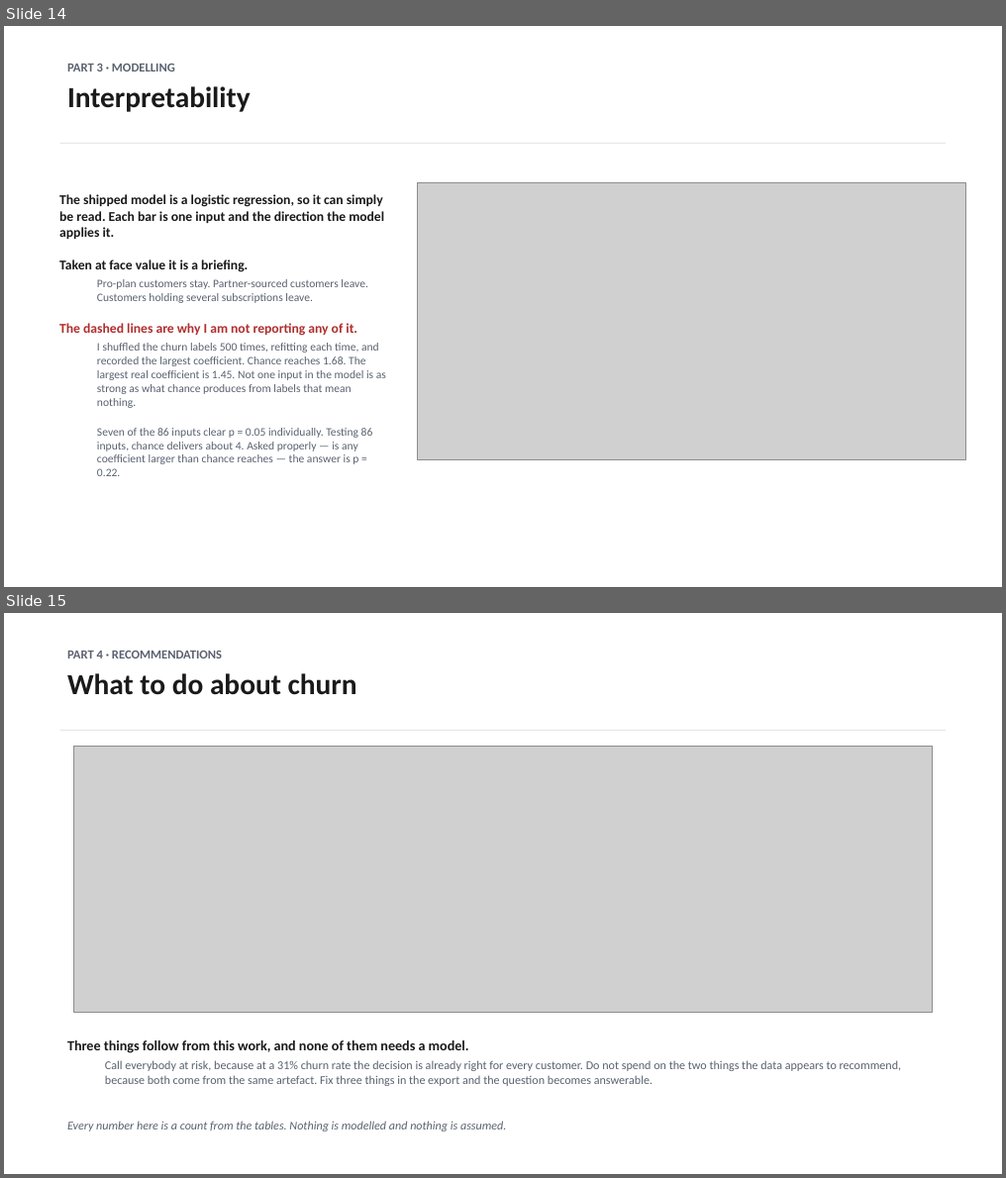
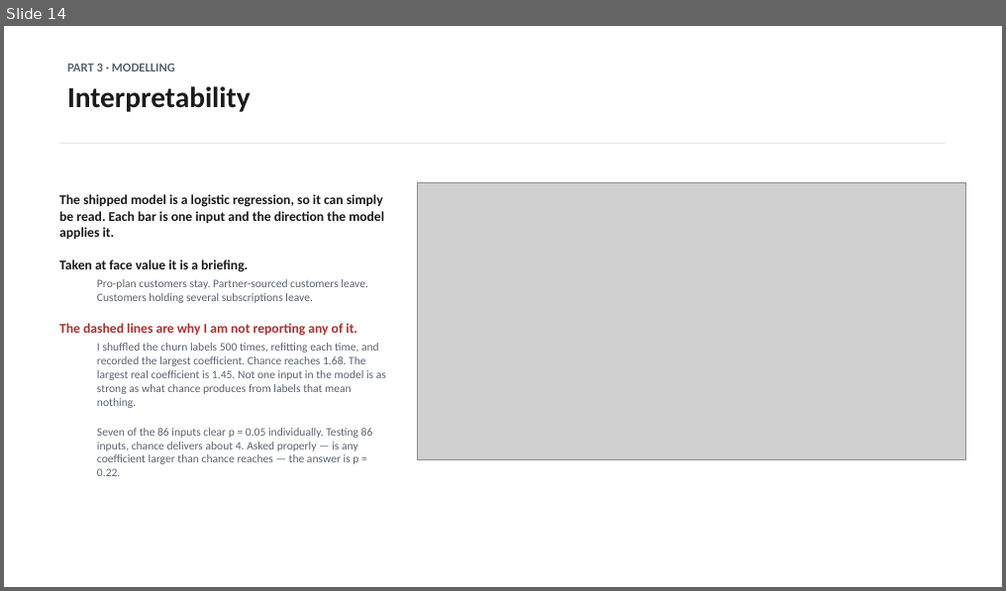
Before and after one commit to dmitriyratu/avepoint-churn-case-study, a slide deck: outputs/decks/AvePoint_Case_Study.pptx. Shown one above the other, each under a label of ours: slides 14 and 15 before the commit, slide 14 after it. The pictures are 1006x1178 and 1006x591 pixels, drawn with LibreOffice and Linux fonts; fonts in the diff are those of the drawing; grey boxes stand for pictures. Boxes give left, top, right and bottom in pixels: in the first picture for what was removed or moved away, otherwise in the second. Text is boxed around its words. In the diff, an @@ line names an element or a change of style, - is before the commit and + after.

Commit message:
Revise presentation materials with updated insights and visual enhancements
- Updated `build_main_deck.py` to reflect new recommendations on customer churn, emphasizing the importance of calling all at-risk customers and the limitations of ranking.
- Enhanced figures in `fig_breakeven_html.py` and `fig_what_to_do_html.py` to visually represent key findings, including the economic rationale behind calling strategies.
- Improved HTML outputs for clarity and presentation, ensuring alignment with the latest insights.
- Updated `AvePoint_Case_Study.pptx` to incorporate these changes, enhancing the overall effectiveness of the presentation.

These modifications aim to provide a clearer understanding of customer retention strategies and improve the visual communication of findings.

```diff
--- a/outputs/decks/AvePoint_Case_Study.pptx
+++ b/outputs/decks/AvePoint_Case_Study.pptx
@@ slide 15 removed at <box>4,613,1002,1174</box>, background #FFFFFF @@
@@ text removed at <box>67,651,357,695</box> @@
-PART 4 · RECOMMENDATIONS
-What to do about churn
@@ rectangle removed at <box>60,730,945,731</box> @@
@@ picture removed at <box>73,747,933,1012</box> @@
@@ text removed at <box>67,1041,901,1086</box> @@
-Three things follow from this work, and none of them needs a model.
-  Call everybody at risk, because at a 31% churn rate the decision is already right for every customer. Do not spend on the two things the data appears to recommend, because both come from the same artefact. Fix three things in the export and the question becomes answerable.
@@ text removed at <box>67,1121,506,1132</box> @@
-Every number here is a count from the tables. Nothing is modelled and nothing is assumed.
```
Also in this commit, not shown: 2 slides added, 1 other slide removed, 8 other files.
